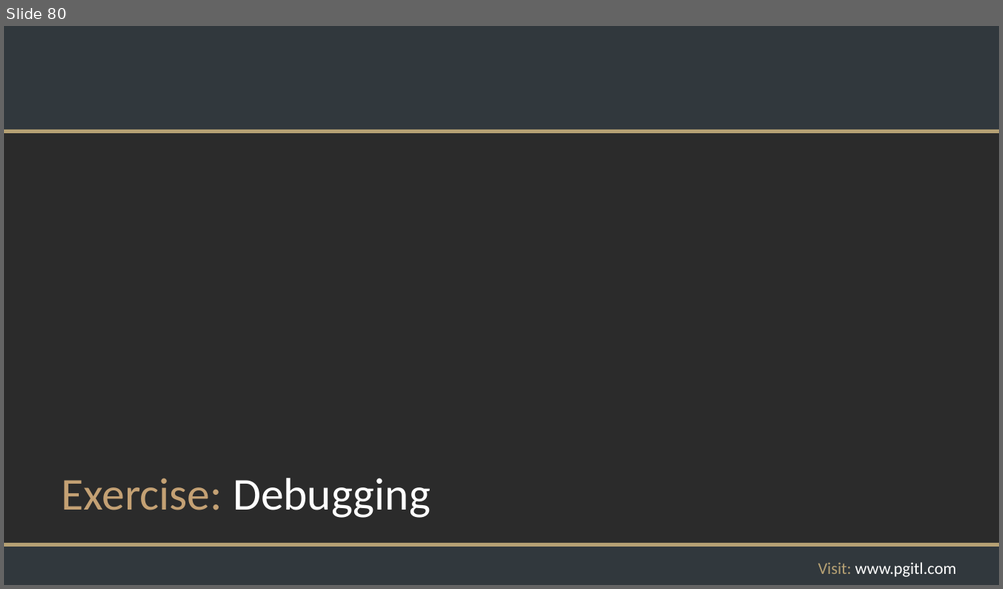
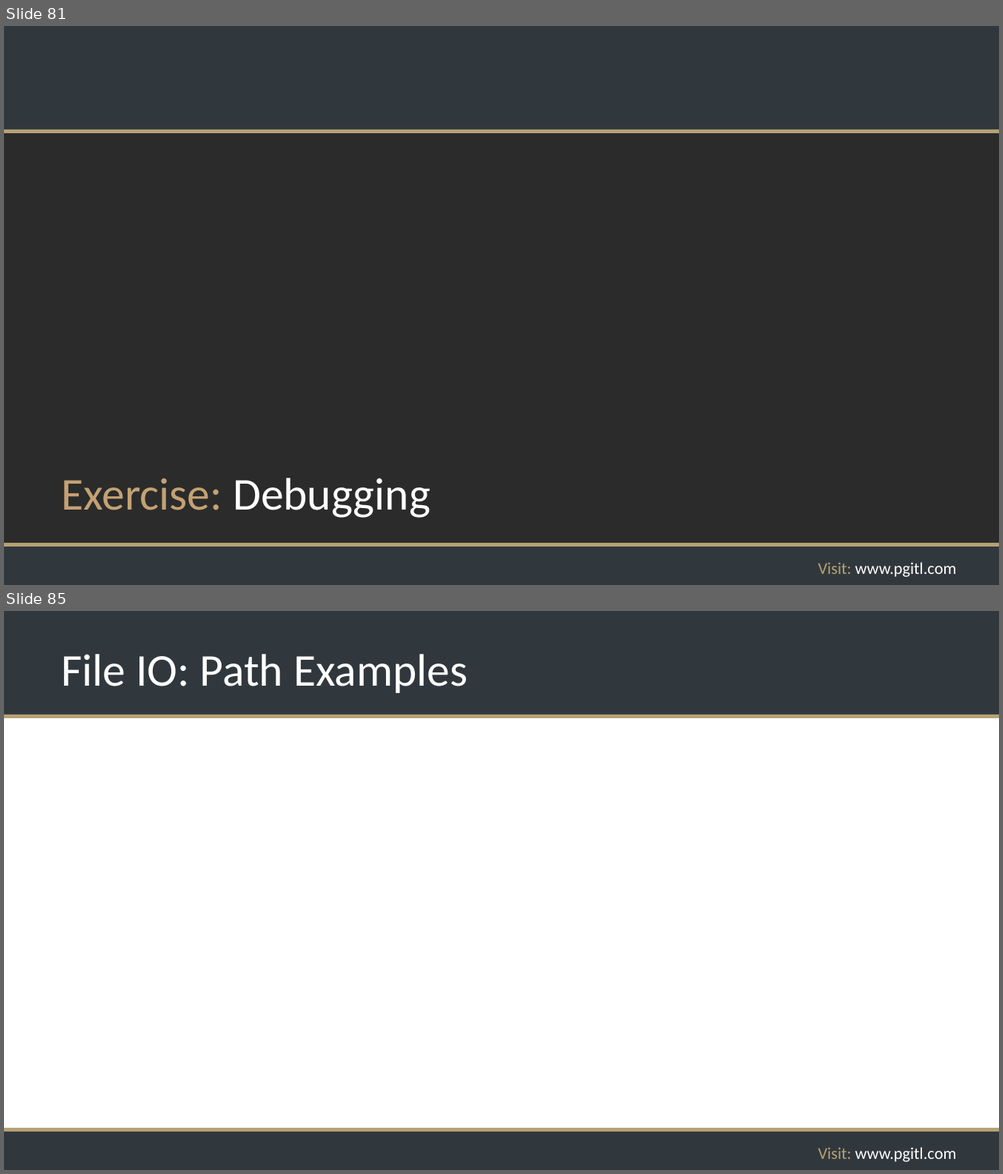
Before and after one commit to rikkouri/project-a, a slide deck: Programming Foundations.pptx. Shown one above the other, each under a label of ours: slide 80 before the commit, slides 81 and 85 after it; the slides between them are not shown. The pictures are 1003x589 and 1003x1174 pixels, drawn with LibreOffice and Linux fonts; fonts in the diff are those of the drawing; background and template pictures are left out; a plain dark background stands for a picture behind light text. Boxes give left, top, right and bottom in pixels: in the first picture for what was removed or moved away, otherwise in the second. Text is boxed around its words. In the diff, an @@ line names an element or a change of style, - is before the commit and + after.

```diff
--- a/Programming Foundations.pptx
+++ b/Programming Foundations.pptx
@@ slide 85 added at <box>4,611,999,1170</box>, background #FFFFFF; not listed: 5 template elements that a slide beside it also shows @@
@@ title added at <box>61,654,467,693</box>, 44 pt, text #FFFFFF @@
+File IO: Path Examples
@@ what was slide 80 is now slide 81 @@
```
Also in this commit, not shown: 10 other slides added.
